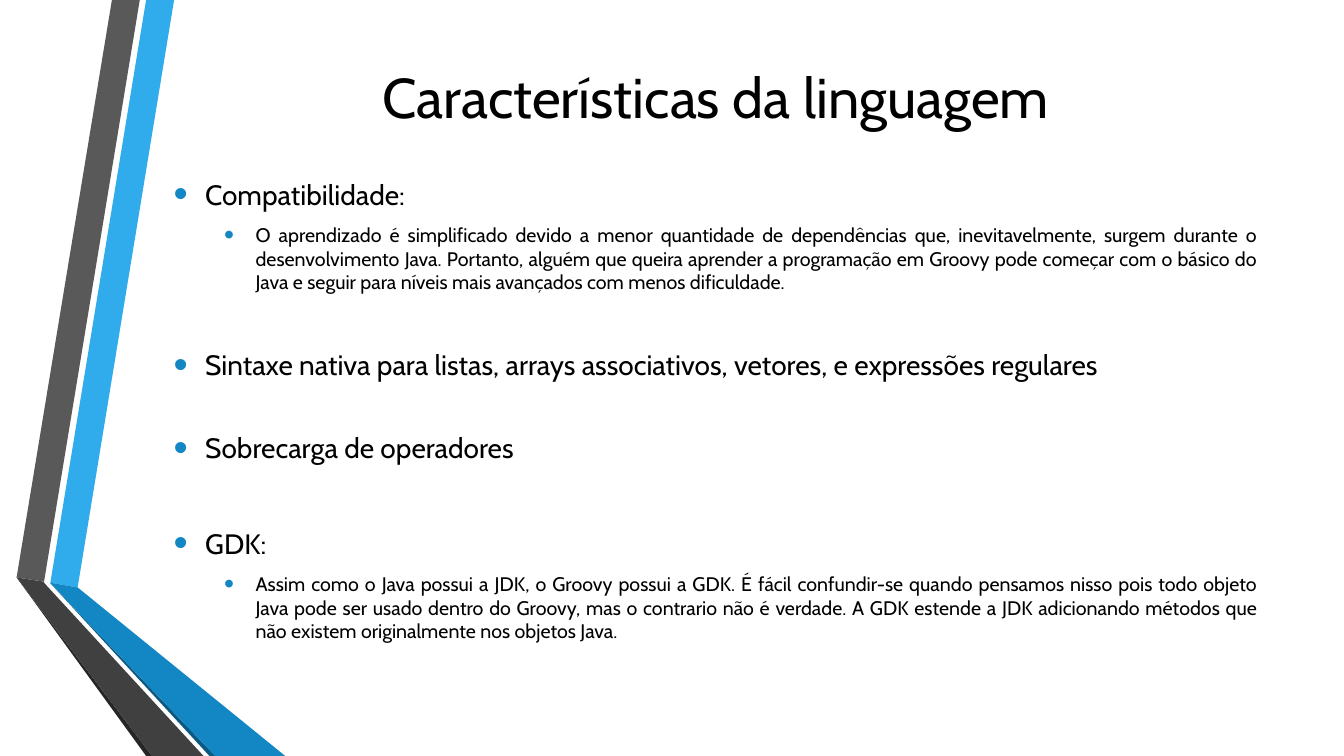
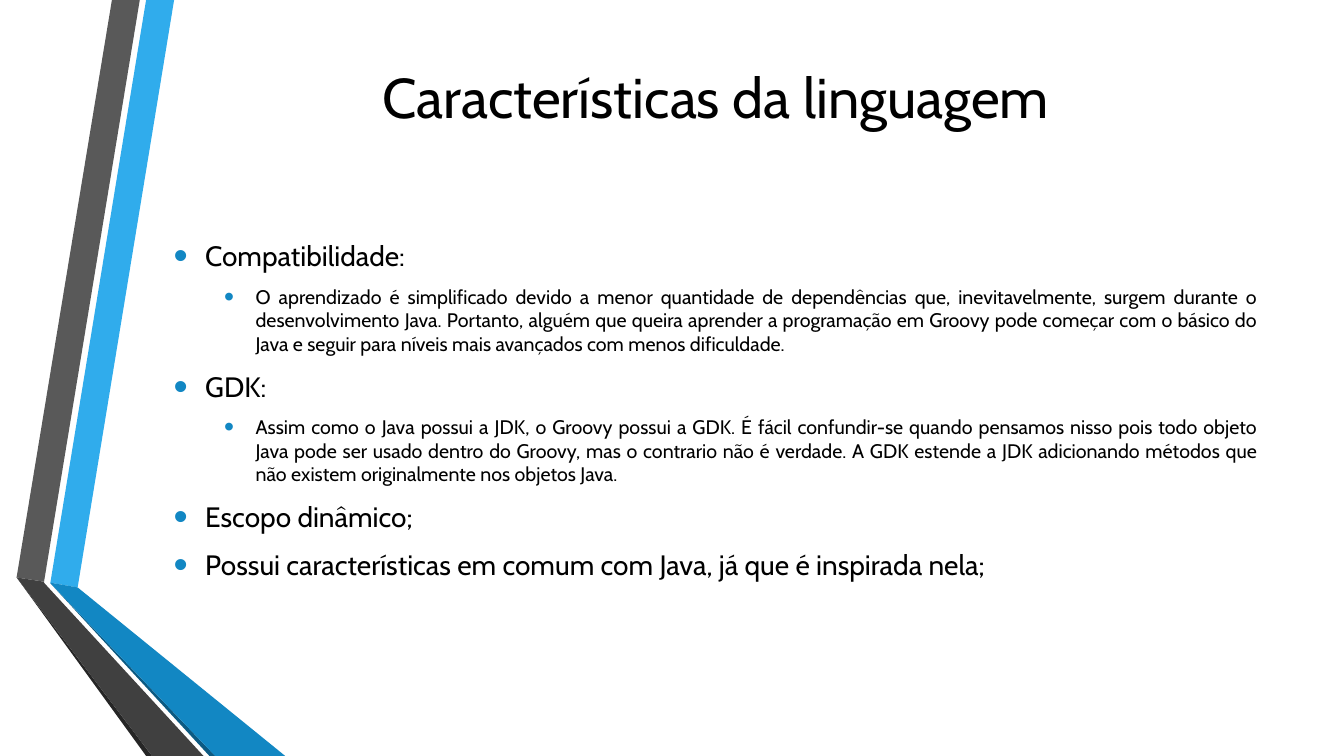
Before and after one commit to Sevzera/lp-cefet, a slide deck: slide 7 of Apresentacao Groovy.pptx. Drawn at 1344x756 pixels with LibreOffice and Linux fonts; fonts in the diff are those of the drawing; background and template pictures are left out. Boxes give left, top, right and bottom in pixels: in the first picture for what was removed or moved away, otherwise in the second. Text is boxed around its words. In the diff, an @@ line names an element or a change of style, - is before the commit and + after.

```diff
--- a/Apresentacao Groovy.pptx
+++ b/Apresentacao Groovy.pptx
@@ text at (205, 354, 1097, 465): paragraphs removed @@
-• Sintaxe nativa para listas, arrays associativos, vetores, e expressões regulares
-• Sobrecarga de operadores
@@ text at (205, 506, 985, 581): paragraphs added @@
+• Escopo dinâmico;
+• Possui características em comum com Java, já que é inspirada nela;
```
Also in this commit, not shown: 1 other slide changed, 2 slides added.
